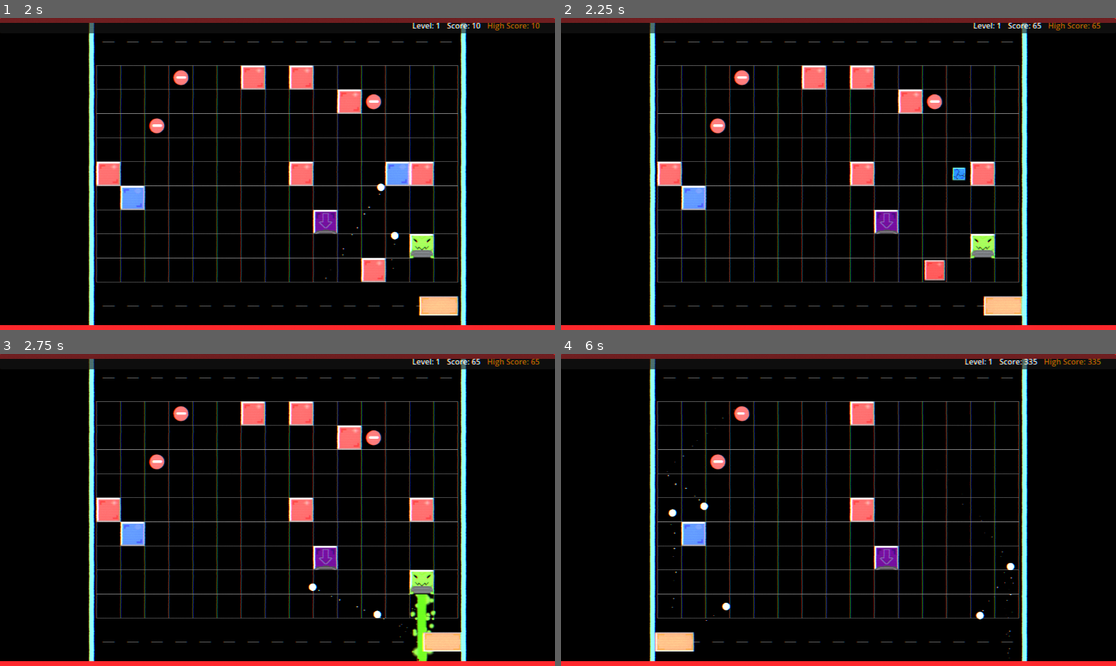
Above: before the commit, frames 1-4 (two rows, left to right).
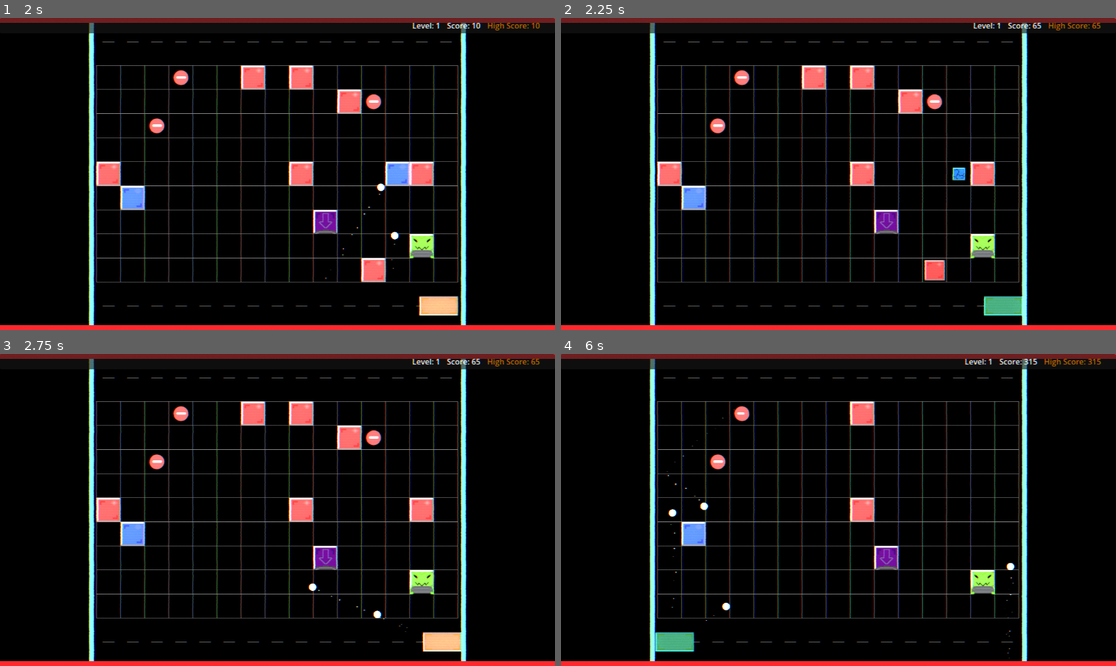
Above: after the commit, the same moments.

Repository: Nicheen/NotPong2025
Game: Godot game, scene res://scenes/menus/main_menu.tscn
Same seed, same stepped clock (60 frames per second), same inputs: the game is played once before the commit and once after it.
Inputs (mouse positions are in pixels of both pictures, inside the frame that each line leads up to):
- Up to frame 1 (2 s): click "START GAME" at 0.5 s; tap Enter (ui_accept) at 1.25, 1.52, 1.55, 1.82 s; move the mouse to (399, 158) at 1.27 s; hold D (move_right) from 1.28 s (still down); click (399, 158) at 1.35 s
- Up to frame 2 (2.25 s): move the mouse to (727, 189) at 2.02 s; release D (move_right) at 2.03 s; hold S (teleport_down) from 2.03 s (still down); tap Enter (ui_accept) at 2.1 s
- Up to frame 3 (2.75 s): keep holding S (teleport_down); tap Enter (ui_accept) at 2.27, 2.57 s; click (166, 525) at 2.3 s
- Up to frame 4 (6 s): move the mouse to (894, 441) at 2.77 s; release S (teleport_down) at 2.78 s; hold D (move_right) 2.78-3.53 s; click (894, 441) at 2.85 s; tap Enter (ui_accept) at 3.05, 3.77, 4.07, 4.35, 4.52, 4.82, 5.27, 5.57 s; move the mouse to (810, 572) at 3.52 s; hold W (teleport_up) 3.53-4.28 s; click (810, 572) at 3.6 s; move the mouse to (1005, 556) at 4.27 s; hold A (move_left) 4.28-5.78 s; move the mouse to (672, 463) at 5.02 s; click (672, 463) at 5.1 s; move the mouse to (866, 510) at 5.77 s; hold S (teleport_down) from 5.78 s (still down); click (866, 510) at 5.85 s

Frame 1 is identical in both runs. In frame 2, 0.4% of the frame differs, in the area x 75-84%, y 89-96%; in frame 3, 0.6%; in frame 4, 0.9%, in the area x 16-97%, y 1-96%.
Error after the commit: Invalid assignment of property or key 'is_casting' with value of type 'bool' on a base object of type 'null instance'. (res://scenes/obj/blocks/block_laser.gd:…

Commit message:
Thunder Boy

Diff:
--- a/NOTPONG/effects/laser.gd
+++ b/NOTPONG/effects/laser.gd
@@ -106,7 +106,6 @@
 	var colors = gradient.colors
 
 	colors[0] = hit_color  # Start with full hit color
-	colors[1] = Color.BLACK # End with black
 
 	# Apply the updated colors
 	gradient.colors = colors
--- a/NOTPONG/effects/laser.tscn
+++ b/NOTPONG/effects/laser.tscn
@@ -113,7 +113,7 @@
 
 [sub_resource type="Gradient" id="Gradient_aq7nb"]
 offsets = PackedFloat32Array(0, 0.731183)
-colors = PackedColorArray(0.572669, 1.1792e-06, 3.36915e-07, 1, 0, 0.0117647, 0, 1)
+colors = PackedColorArray(0.572669, 1.1792e-06, 3.36915e-07, 1, 0, 0.0117647, 0, 0.866667)
 
 [sub_resource type="GradientTexture1D" id="GradientTexture1D_o5pat"]
 gradient = SubResource("Gradient_aq7nb")
@@ -179,6 +179,7 @@
 
 [node name="HitParticles2D" type="GPUParticles2D" parent="."]
 unique_name_in_owner = true
+z_index = 1
 emitting = false
 amount = 18
 texture = SubResource("GradientTexture2D_aq7nb")
--- a/NOTPONG/effects/thunder.tscn
+++ b/NOTPONG/effects/thunder.tscn
@@ -276,6 +276,7 @@
 
 [node name="Lightning" type="Line2D" parent="."]
 unique_name_in_owner = true
+visible = false
 material = SubResource("ShaderMaterial_16fuu")
 points = PackedVector2Array(0, 0, 0, 618)
 width = 150.0
@@ -285,6 +286,7 @@
 [node name="Sparks" type="GPUParticles2D" parent="."]
 material = SubResource("CanvasItemMaterial_16fuu")
 position = Vector2(0, 648)
+emitting = false
 amount = 16
 texture = ExtResource("3_x802k")
 lifetime = 0.15
@@ -294,6 +296,7 @@
 [node name="Flare" type="GPUParticles2D" parent="."]
 material = SubResource("CanvasItemMaterial_6w4db")
 position = Vector2(0, 648)
+emitting = false
 amount = 1
 texture = ExtResource("3_x802k")
 lifetime = 0.15
@@ -309,6 +312,7 @@
 shape = SubResource("RectangleShape2D_damage")
 
 [node name="PointLight2D" type="PointLight2D" parent="."]
+visible = false
 position = Vector2(5.00002, 635)
 scale = Vector2(1.93359, 1.80664)
 color = Color(1, 0.862745, 0.0156863, 1)
--- a/NOTPONG/scenes/main.tscn
+++ b/NOTPONG/scenes/main.tscn
@@ -168,6 +168,7 @@
 [node name="Deathzone" type="Node2D" parent="."]
 
 [node name="Line2DTop" type="Line2D" parent="Deathzone"]
+z_index = 2
 position = Vector2(-316.813, 0)
 scale = Vector2(1.56218, 1)
 points = PackedVector2Array(200, 5, 952, 5)
@@ -175,6 +176,7 @@
 antialiased = true
 
 [node name="Line2D2Bot" type="Line2D" parent="Deathzone"]
+z_index = 2
 position = Vector2(-311.756, 4)
 scale = Vector2(1.57642, 1)
 points = PackedVector2Array(190, 639, 942, 639)
--- a/NOTPONG/scenes/obj/blocks/block_laser.gd
+++ b/NOTPONG/scenes/obj/blocks/block_laser.gd
@@ -5,27 +5,27 @@
 @export var score_value: int = 20  # Points awarded when killed
 @export var enemy_type: String = "lazer"
 
-# laser settings
-@export var laser_activation_delay: float = 2.0  # Time before laser activates
-@export var laser_duration: float = 3.0  # How long laser stays active
-@export var laser_damage_per_second: float = 10.0
-@export var laser_damage_interval: float = 0.1
+# thunder settings
+@export var thunder_activation_delay: float = 2.0  # Time before thunder activates
+@export var thunder_duration: float = 3.0  # How long thunder stays active
+@export var thunder_damage_per_second: float = 10.0
+@export var thunder_damage_interval: float = 0.1
 
 # Visual settings
 @onready var sprite: Sprite2D = $Sprite2D
 @onready var collision_shape: CollisionShape2D = $CollisionShape2D
-@onready var laser := $LaserBeam2D
+@onready var thunder := $thunderBeam2D
 
 # Sprite textures
 var normal_texture: Texture2D
 var cracked_texture: Texture2D
 
-# laser effect
-var laser_timer: float = 0.0
-var laser_duration_timer: float = 0.0
-var laser_damage_timer: float = 0.0
-var laser_activated: bool = false
-var laser_ready: bool = false
+# thunder effect
+var thunder_timer: float = 0.0
+var thunder_duration_timer: float = 0.0
+var thunder_damage_timer: float = 0.0
+var thunder_activated: bool = false
+var thunder_ready: bool = false
 
 # Regeneration settings
 @export var regeneration_delay: float = 3.0  # Time before regeneration starts
@@ -60,43 +60,43 @@
 		normal_texture = sprite.texture
 
 		# Load the cracked texture
-		cracked_texture = load("res://images/BlockLaserCracked.png")
+		cracked_texture = load("res://images/BlockthunderCracked.png")
 		if not cracked_texture:
-			print("WARNING: Could not load cracked texture at res://images/BlockLaserCracked.png")
-
-	if laser:
-		laser.collision_mask = 1 + 16
-
-	laser_ready = true
-
-	print("Laser block created with ", max_health, " health at position: ", global_position)
+			print("WARNING: Could not load cracked texture at res://images/BlockthunderCracked.png")
+
+	if thunder:
+		thunder.collision_mask = 1 + 16
+
+	thunder_ready = true
+
+	print("thunder block created with ", max_health, " health at position: ", global_position)
 
 func _physics_process(delta):
-	# Handle laser timing
-	if laser_ready and not laser_activated and not is_dead:
-		laser_timer += delta
-		if laser_timer >= laser_activation_delay:
-			activate_laser()
-
-	# Handle laser duration
-	if laser_activated and not is_dead:
-		laser_duration_timer += delta
-
-		# NEW: Handle continuous laser damage
-		if laser.is_colliding():
-			laser_damage_timer += delta
-			if laser_damage_timer >= laser_damage_interval:
-				apply_laser_damage()
-				laser_damage_timer = 0.0  # Reset damage timer
+	# Handle thunder timing
+	if thunder_ready and not thunder_activated and not is_dead:
+		thunder_timer += delta
+		if thunder_timer >= thunder_activation_delay:
+			activate_thunder()
+
+	# Handle thunder duration
+	if thunder_activated and not is_dead:
+		thunder_duration_timer += delta
+
+		# NEW: Handle continuous thunder damage
+		if thunder.is_colliding():
+			thunder_damage_timer += delta
+			if thunder_damage_timer >= thunder_damage_interval:
+				apply_thunder_damage()
+				thunder_damage_timer = 0.0  # Reset damage timer
 		else:
-			laser_damage_timer = 0.0  # Reset if not hitting anything
-
-		# Check if laser duration is over
-		if laser_duration_timer >= laser_duration:
-			deactivate_laser()
+			thunder_damage_timer = 0.0  # Reset if not hitting anything
+
+		# Check if thunder duration is over
+		if thunder_duration_timer >= thunder_duration:
+			deactivate_thunder()
 			# Reset for next cycle
-			laser_timer = 0.0
-			laser_ready = true
+			thunder_timer = 0.0
+			thunder_ready = true
 
 	# Handle regeneration timing
 	if has_been_damaged and not is_dead and not is_regenerating:
@@ -104,56 +104,56 @@
 		if regeneration_timer >= regeneration_delay:
 			start_regeneration()
 
-func apply_laser_damage():
-	"""Apply continuous damage to whatever the laser is hitting"""
-	if not laser.is_colliding():
-		return
-
-	var hit_body = laser.get_collider()
+func apply_thunder_damage():
+	"""Apply continuous damage to whatever the thunder is hitting"""
+	if not thunder.is_colliding():
+		return
+
+	var hit_body = thunder.get_collider()
 	if not hit_body or not hit_body.has_method("take_damage"):
 		return
 
 	# Calculate damage for this interval
-	var damage_amount = laser_damage_per_second * laser_damage_interval
+	var damage_amount = thunder_damage_per_second * thunder_damage_interval
 
 	# Check what we're hitting
 	if hit_body.collision_layer == 16:  # It's a block
 		# Use the new silent damage method for blocks
-		if hit_body.has_method("take_laser_damage"):
-			hit_body.take_laser_damage(damage_amount)
-			print("Laser dealing ", damage_amount, " damage to block (no score)")
+		if hit_body.has_method("take_thunder_damage"):
+			hit_body.take_thunder_damage(damage_amount)
+			print("thunder dealing ", damage_amount, " damage to block (no score)")
 		else:
 			# Fallback to regular damage if the method doesn't exist
 			hit_body.take_damage(damage_amount)
-			print("Laser dealing ", damage_amount, " damage to block (with score - fallback)")
+			print("thunder dealing ", damage_amount, " damage to block (with score - fallback)")
 
 	elif hit_body.collision_layer == 1:  # It's the player
 		hit_body.take_damage(damage_amount)
-		print("Laser dealing ", damage_amount, " damage to player")
-
-func activate_laser():
-	"""Activate the laser effect"""
-	laser_activated = true
-	laser_duration_timer = 0.0
-	laser_damage_timer = 0.0
-	laser.is_casting = true
-
-	print("laser activated on laser block at: ", global_position)
-
-func deactivate_laser():
-	"""Deactivate the laser effect"""
-	laser_activated = false
-	laser_duration_timer = 0.0
-	laser_damage_timer = 0.0
-	laser.is_casting = false
-
-	print("laser deactivated on laser block")
+		print("thunder dealing ", damage_amount, " damage to player")
+
+func activate_thunder():
+	"""Activate the thunder effect"""
+	thunder_activated = true
+	thunder_duration_timer = 0.0
+	thunder_damage_timer = 0.0
+	thunder.is_casting = true
+
+	print("thunder activated on thunder block at: ", global_position)
+
+func deactivate_thunder():
+	"""Deactivate the thunder effect"""
+	thunder_activated = false
+	thunder_duration_timer = 0.0
+	thunder_damage_timer = 0.0
+	thunder.is_casting = false
+
+	print("thunder deactivated on thunder block")
 
 func take_damage(damage: int):
 	if is_dead:
 		return
 
-	print("Laser block took ", damage, " damage")
+	print("thunder block took ", damage, " damage")
 
 	current_health -= damage
 	current_health = max(0, current_health)
@@ -181,13 +181,13 @@
 	if current_health <= 0:
 		die()
 
-# NEW: Silent damage method for laser kills (no score awarded)
-func take_laser_damage(damage: int):
-	"""Take damage from laser without awarding score when destroyed"""
-	if is_dead:
-		return
-
-	print("Laser block took ", damage, " laser damage (no score on death)")
+# NEW: Silent damage method for thunder kills (no score awarded)
+func take_thunder_damage(damage: int):
+	"""Take damage from thunder without awarding score when destroyed"""
+	if is_dead:
+		return
+
+	print("thunder block took ", damage, " thunder damage (no score on death)")
 
 	current_health -= damage
 	current_health = max(0, current_health)
@@ -220,9 +220,9 @@
 		return
 
 	is_dead = true
-	print("Laser block died! Awarding ", score_value, " points")
-
-	laser.is_casting = false
+	print("thunder block died! Awarding ", score_value, " points")
+
+	thunder.is_casting = false
 
 	# Emit death signal with score
 	block_died.emit(score_value)
@@ -231,14 +231,14 @@
 
 # NEW: Silent death method (no score awarded)
 func die_silently():
-	"""Die without awarding score - used for laser kills"""
+	"""Die without awarding score - used for thunder kills"""
 	if is_dead:
 		return
 
 	is_dead = true
-	print("Laser block destroyed by laser (no score awarded)")
-
-	laser.is_casting = false
+	print("thunder block destroyed by thunder (no score awarded)")
+
+	thunder.is_casting = false
 
 	# Don't emit the death signal that awards score
 	# Just play the death effect
--- a/NOTPONG/scenes/obj/blocks/block_thunder.tscn
+++ b/NOTPONG/scenes/obj/blocks/block_thunder.tscn
@@ -1,13 +1,16 @@
-[gd_scene load_steps=5 format=3 uid="uid://bqmoskdr4j5ub"]
+[gd_scene load_steps=6 format=3 uid="uid://bqmoskdr4j5ub"]
 
 [ext_resource type="Script" uid="uid://damb12qgbc5xj" path="res://scenes/obj/blocks/block_laser.gd" id="1_cocgj"]
-[ext_resource type="Texture2D" uid="uid://cne04nv1b3frj" path="res://images/BlockLaser.png" id="2_pnst7"]
-[ext_resource type="PackedScene" uid="uid://derw0gqfqmsp2" path="res://effects/laser.tscn" id="3_idmc1"]
+[ext_resource type="Texture2D" uid="uid://ryq0732d653j" path="res://images/BlockThunder.png" id="2_cocgj"]
+[ext_resource type="PackedScene" uid="uid://b4npt30yvwa8q" path="res://effects/thunder.tscn" id="3_cocgj"]
+
+[sub_resource type="RectangleShape2D" id="RectangleShape2D_cocgj"]
+size = Vector2(100, 49)
 
 [sub_resource type="RectangleShape2D" id="RectangleShape2D_5u526"]
-size = Vector2(50, 50)
+size = Vector2(52, 51)
 
-[node name="EnemyBlockLazer" type="StaticBody2D"]
+[node name="EnemyBlockThunder" type="StaticBody2D"]
 collision_layer = 16
 collision_mask = 0
 script = ExtResource("1_cocgj")
@@ -16,15 +19,15 @@
 unique_name_in_owner = true
 position = Vector2(9.53674e-07, 0)
 scale = Vector2(1.5625, 1.5625)
-texture = ExtResource("2_pnst7")
+texture = ExtResource("2_cocgj")
+
+[node name="CollisionShape2D2" type="CollisionShape2D" parent="."]
+position = Vector2(0, 25.5)
+shape = SubResource("RectangleShape2D_cocgj")
 
 [node name="CollisionShape2D" type="CollisionShape2D" parent="."]
 unique_name_in_owner = true
+position = Vector2(0, -24.5)
 shape = SubResource("RectangleShape2D_5u526")
 
-[node name="LaserBeam2D" parent="." instance=ExtResource("3_idmc1")]
-unique_name_in_owner = true
-rotation = 1.5708
-target_position = Vector2(2000, 0)
-max_length = 2000.0
-color = Color(0.133333, 1, 0.380392, 1)
+[node name="VFX_Thunder" parent="." instance=ExtResource("3_cocgj")]
--- a/NOTPONG/scripts/obj/player/player.gd
+++ b/NOTPONG/scripts/obj/player/player.gd
@@ -64,9 +64,6 @@
 	current_health = max_health
 	current_wall = WallSide.BOTTOM
 	is_on_top_wall = false
-
-	# Connect to projectile hits
-	connect_to_projectiles()
 
 func _physics_process(delta):
 	handle_teleport_cooldown(delta)
@@ -277,9 +274,6 @@
 	# Initialize the projectile
 	projectile.initialize(shoot_direction, projectile_speed)
 
-	# Connect the hit signal
-	projectile.hit_player.connect(_on_projectile_hit)
-
 	print("Projectile setup complete")
 
 	# Start cooldown
@@ -374,7 +368,7 @@
 	is_teleporting = true
 	if sprite:
 		var tween = create_tween()
-		tween.tween_method(set_sprite_modulate, Color.WHITE, Color.CYAN, 0.1)
+		tween.tween_method(set_sprite_modulate, Color.WHITE, Color.CYAN, 0.3)
 		tween.tween_method(set_sprite_modulate, Color.CYAN, Color.WHITE, 0.1)
 
 func handle_teleport_effect(delta):
@@ -405,14 +399,7 @@
 		WallSide.TOP:
 			target_rotation = PI  # Upside down
 
-	tween.tween_property(sprite, "rotation", target_rotation, 0.2)
-
-func connect_to_projectiles():
-	# This function can be used to connect to existing projectiles if needed
-	pass
-
-func _on_projectile_hit():
-	pass
+	tween.tween_property(sprite, "rotation", target_rotation, 0.0)
 
 func take_damage(amount: int):
 	current_health -= amount
Not shown: 1 places in NOTPONG/scenes/obj/Player.tscn that only renumber resources
